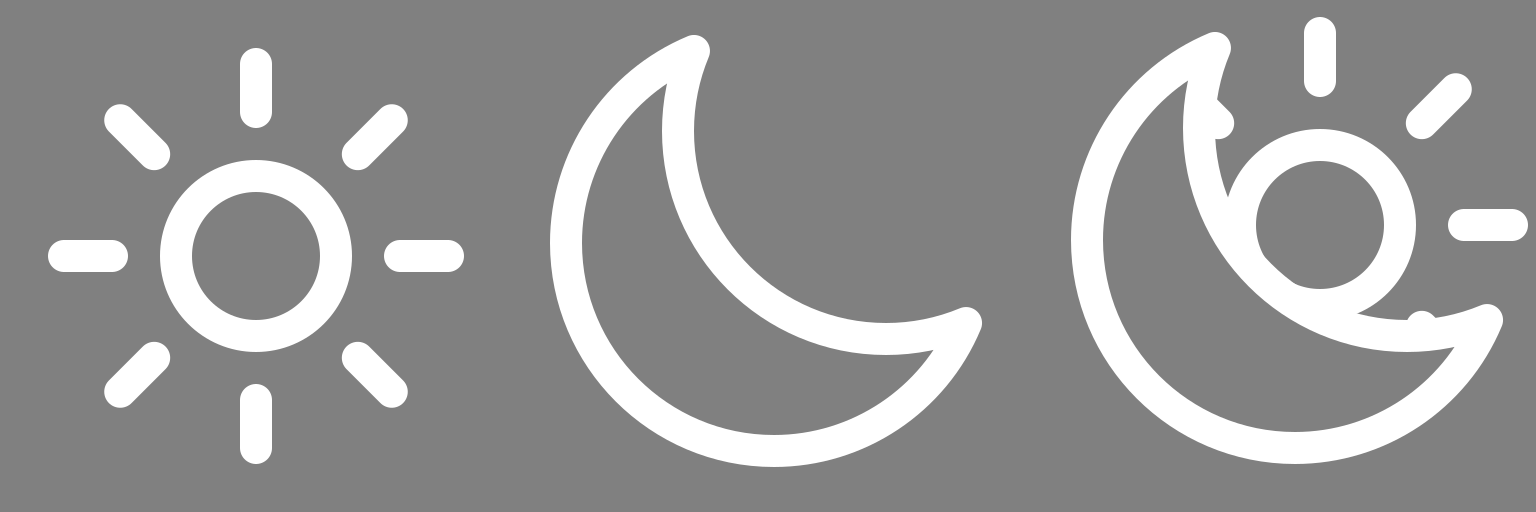
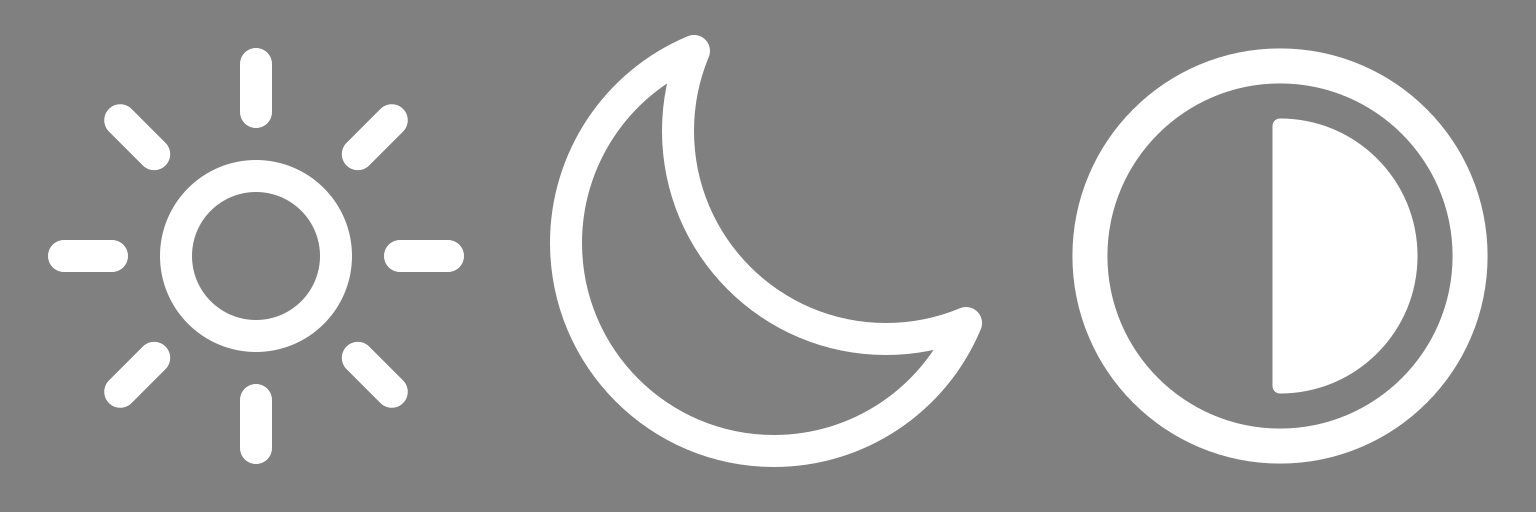
Revision of a layered w=1536, h=512 image; what changed, layer by layer:
renamed "Sun.svg #1" to "black.png", painted on it over [1072, 17, 1528, 464]
removed layer "Moon.svg #1" over [1071, 32, 1504, 464]
